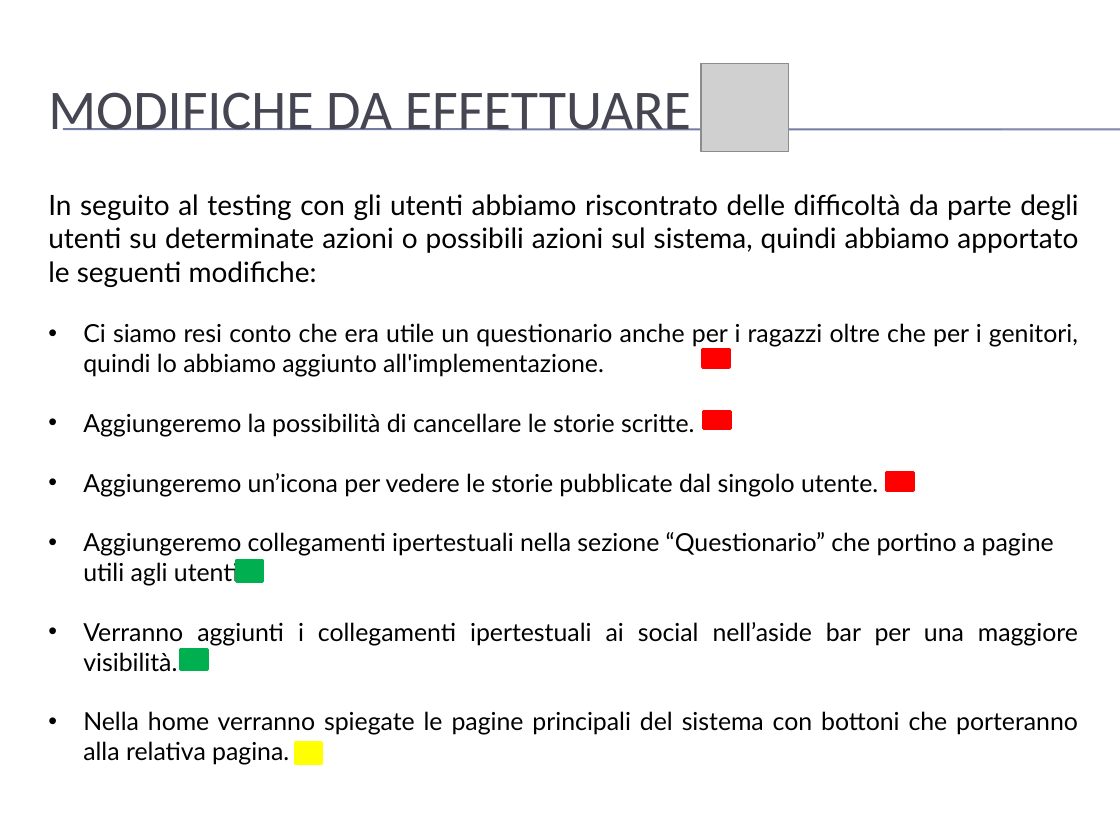
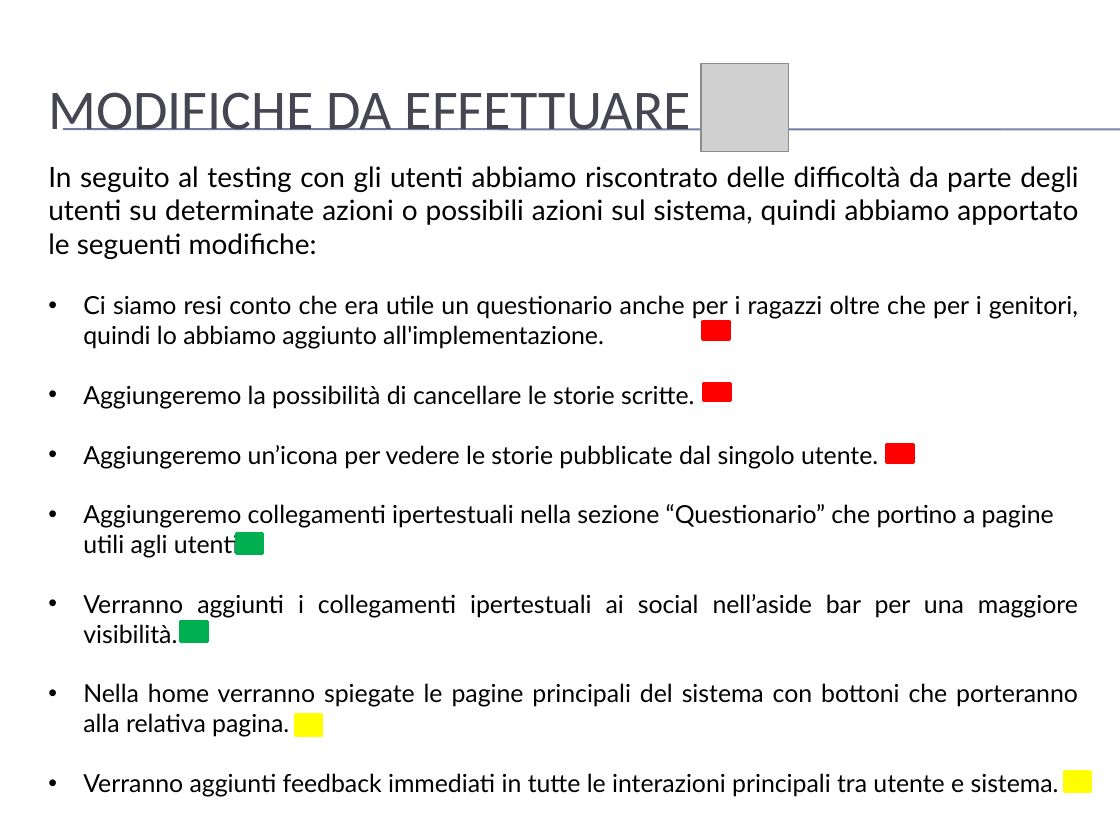
Before and after one commit to mario-santoro/Bullyingless, a slide deck: slide 19 of Assignment n.4/presentazione.pptx. Drawn at 1120x840 pixels with LibreOffice and Linux fonts; fonts in the diff are those of the drawing; grey boxes stand for pictures; background and template pictures are left out. Boxes give left, top, right and bottom in pixels: in the first picture for what was removed or moved away, otherwise in the second. Text is boxed around its words. In the diff, an @@ line names an element or a change of style, - is before the commit and + after.

```diff
--- a/Assignment n.4/presentazione.pptx
+++ b/Assignment n.4/presentazione.pptx
@@ text "In seguito al testing con ...": place and size @@
-text "In seguito al testing con ..." at box(48, 194, 1078, 765)
+text "In seguito al testing con ..." at box(48, 166, 1078, 797)
@@ 6 rectangles: place and size @@
-6 rectangles at box(180, 349, 914, 763)
+6 rectangles at box(180, 321, 914, 735)
@@ text at box(83, 773, 1059, 797): paragraph added @@
+• Verranno aggiunti feedback immediati in tutte le interazioni principali tra utente e sistema.
@@ rectangle added at box(1064, 772, 1091, 792), fill #FFFF00, outline #FFFF00 2 pt @@
```
